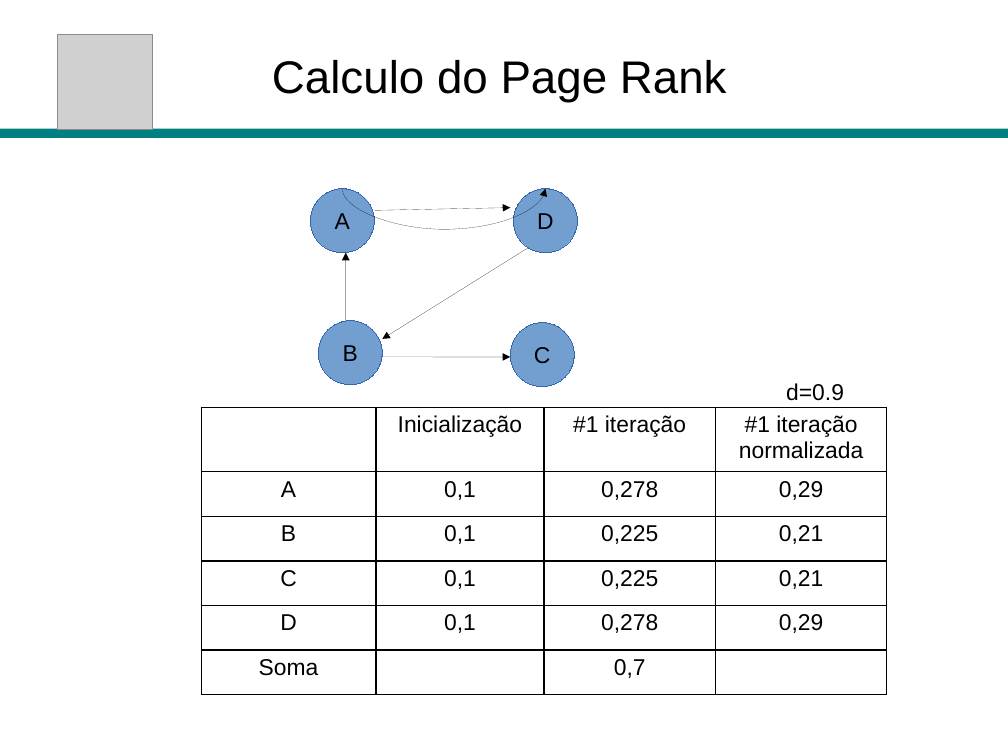
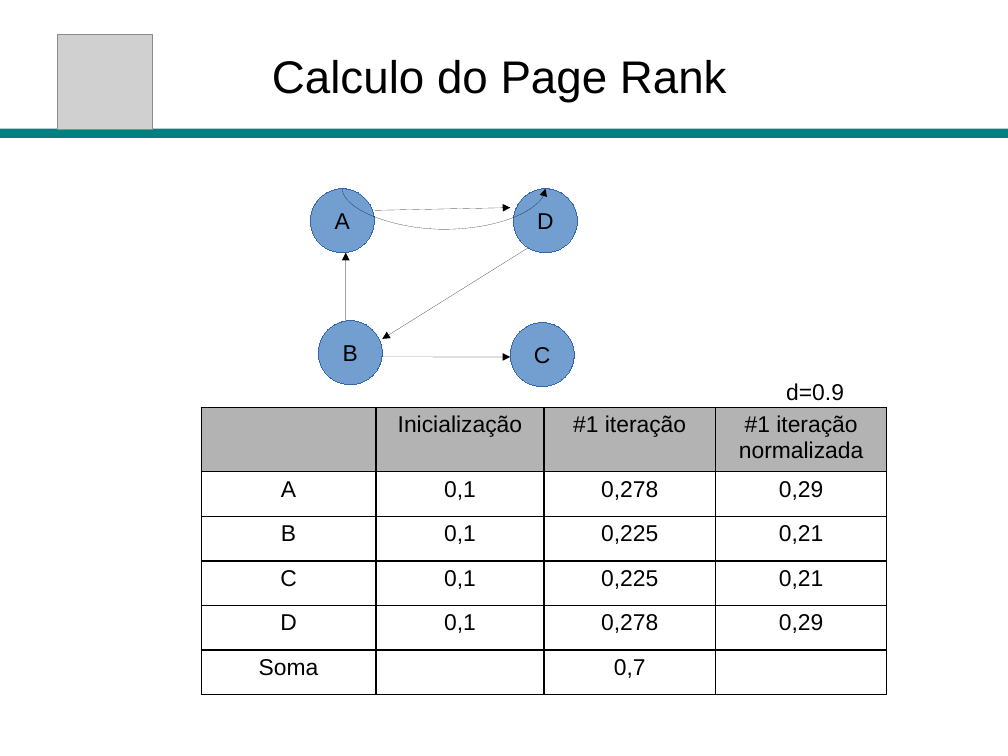
Before and after one commit to daniel-hasan/matematica-discreta, a slide deck: slide 4 of aula_coding_dojo_1.odp (slide 9 before the commit). Drawn at 1008x756 pixels with LibreOffice and Linux fonts; fonts in the diff are those of the drawing; grey boxes stand for pictures. Boxes give left, top, right and bottom in pixels: in the first picture for what was removed or moved away, otherwise in the second. Text is boxed around its words. In the diff, an @@ line names an element or a change of style, - is before the commit and + after.

```diff
--- a/aula_coding_dojo_1.odp
+++ b/aula_coding_dojo_1.odp
@@ table at <box>201,408,886,692</box> @@
@@ fill none to #B3B3B3 in 3 cells @@
@@ fill none to #FFFFFF in 18 cells @@
```
Also in this commit, not shown: 17 other slides changed, 1 slide added, 1 slide removed, 7 other files.
